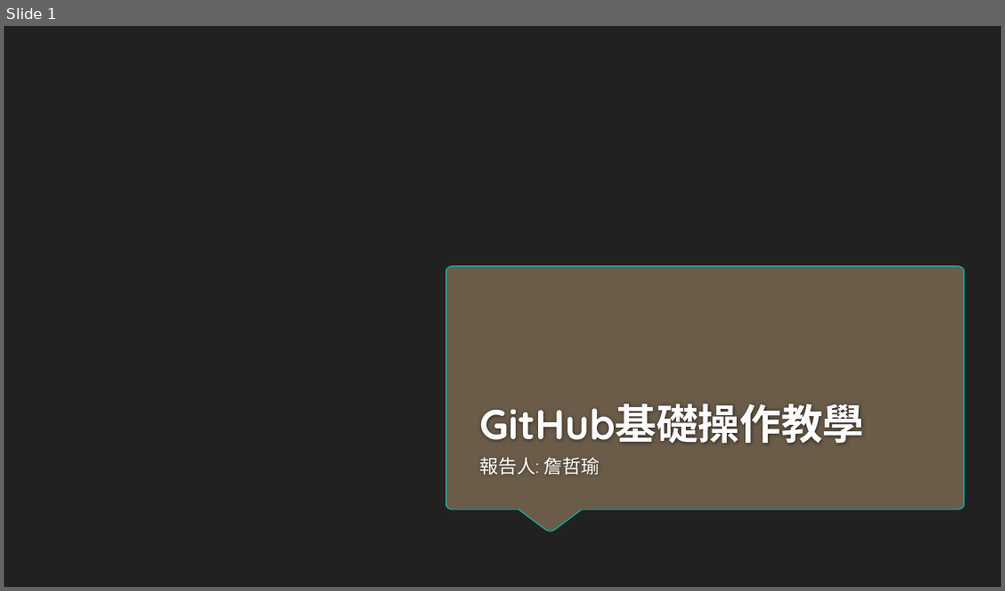
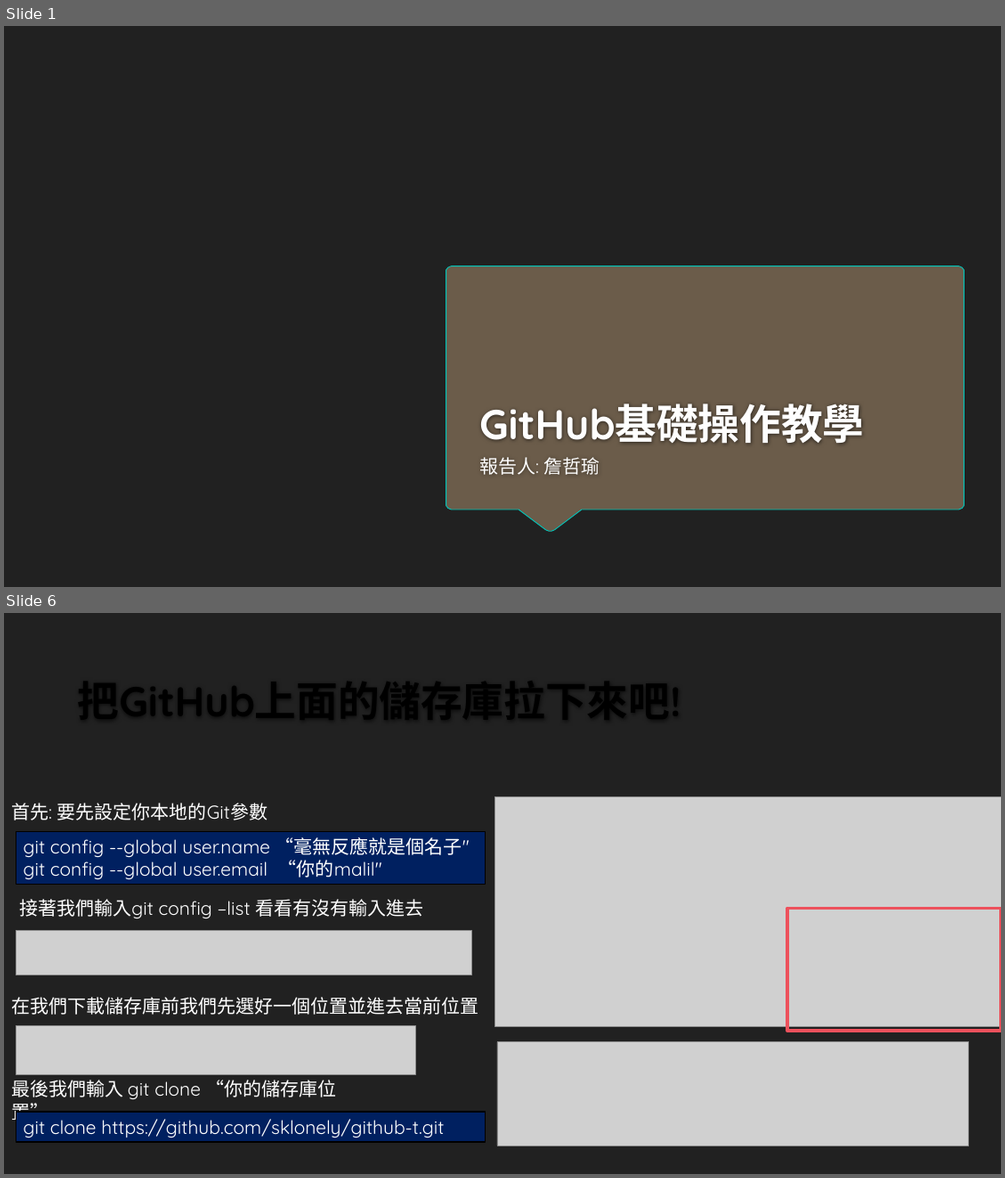
Before and after one commit to sklonely/github, a slide deck: GitHub基礎操作教學.pptx. Shown one above the other, each under a label of ours: slide 1 before the commit, slides 1 and 6 after it; the slides between them are not shown. The pictures are 1005x591 and 1005x1178 pixels, drawn with LibreOffice and Linux fonts; fonts in the diff are those of the drawing; grey boxes stand for pictures; background and template pictures are left out. Boxes give left, top, right and bottom in pixels: in the first picture for what was removed or moved away, otherwise in the second. Text is boxed around its words. In the diff, an @@ line names an element or a change of style, - is before the commit and + after.

```diff
--- a/GitHub基礎操作教學.pptx
+++ b/GitHub基礎操作教學.pptx
@@ slide 6 added at (4,613,1001,1174), background #212121 @@
@@ title added at (71,649,935,729), 40 pt, text #000000, bold @@
+把GitHub上面的儲存庫拉下來吧!
@@ picture added at (494,797,1001,1027) @@
@@ text added at (11,803,267,820), 18 pt, text #FFFFFF @@
+首先: 要先設定你本地的Git參數
@@ rectangle added at (16,831,485,884), fill #002060, outline #000000 1.25 pt, 18 pt, text #FFFFFF @@
+git config --global user.name “毫無反應就是個名子"
+git config --global user.email “你的malil"
@@ text added at (19,899,423,918), 18 pt, text #FFFFFF @@
+接著我們輸入git config –list 看看有沒有輸入進去
@@ picture added at (16,930,472,975) @@
@@ rectangle added at (787,908,1001,1031), outline #ED515C 3 pt @@
@@ text added at (11,997,478,1014), 18 pt, text #FFFFFF @@
+在我們下載儲存庫前我們先選好一個位置並進去當前位置
@@ picture added at (16,1026,415,1074) @@
@@ picture added at (497,1041,969,1145) @@
@@ text added at (11,1079,337,1099), 18 pt, text #FFFFFF @@
+最後我們輸入 git clone “你的儲存庫位置”
@@ rectangle added at (16,1111,485,1142), fill #002060, outline #000000 1.25 pt, 18 pt, text #FFFFFF @@
+git clone https://github.com/sklonely/github-t.git
```
Also in this commit, not shown: 9 other slides added, 2 slides removed.
